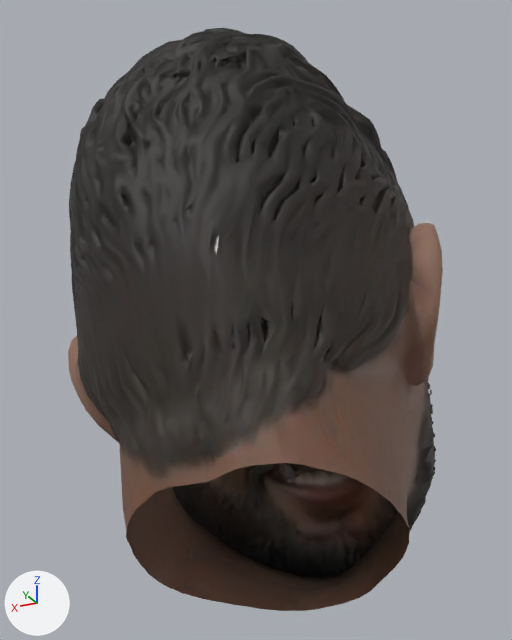
An edit to the glTF model head_stephen.glb, drawn before and after from the same camera.
Both versions are drawn from a 50 mm camera at (-0.543, 1.146, -0.1) aimed at (0.06, -0.059, 0.443). The axes (+X, +Y, +Z) are drawn at lower left. The lights are the same throughout. The picture after the commit comes second. Vertices at exactly the same position are counted once.

Script lines for the objects in view, before the commit:
```python
me_mesh_0 = bpy.data.meshes.new('Mesh_0')
me_mesh_0.from_pydata(...)  # 22578 vertices, 45499 faces; spans x -0.342..0.418, y -0.524..0.361, z -0.108..0.944
me_mesh_0.materials.append(mat_material_0)
ob_mesh_0 = bpy.data.objects.new('Mesh_0', me_mesh_0)
ob_mesh_0.location = (0.0, 0.0, 0.0)
```
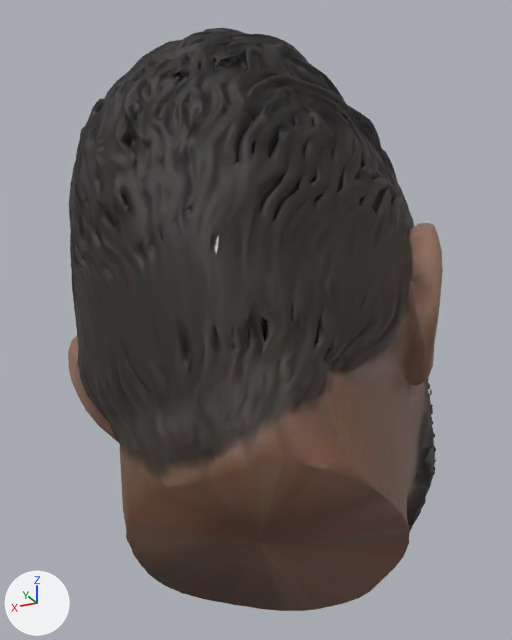
Where the change shows, as pixel boxes (x1, y1, x2, y2) in the pictures (512 x 640 px):
part 1 of me_mesh_0, added (brown): after (126, 463, 409, 611)

Patch to the scene script:
```diff
--- a/head_stephen.glb.py
+++ b/head_stephen.glb.py
@@ me_mesh_0 @@
 # used by ob_mesh_0; location = (0.0, 0.0, 0.0)
-me_mesh_0.from_pydata(...)  # 22578 vertices, 45499 faces; spans x -0.342..0.418, y -0.524..0.361, z -0.108..0.944
+me_mesh_0.from_pydata(...)  # 22579 vertices, 45594 faces; spans x -0.342..0.418, y -0.524..0.361, z -0.108..0.944
+# me_mesh_0 part 1
+# 1 vertex is added at (0.001, 0.045, -0.001)
+# 95 new faces join them
 me_mesh_0.materials.append(mat_material_0)
```
